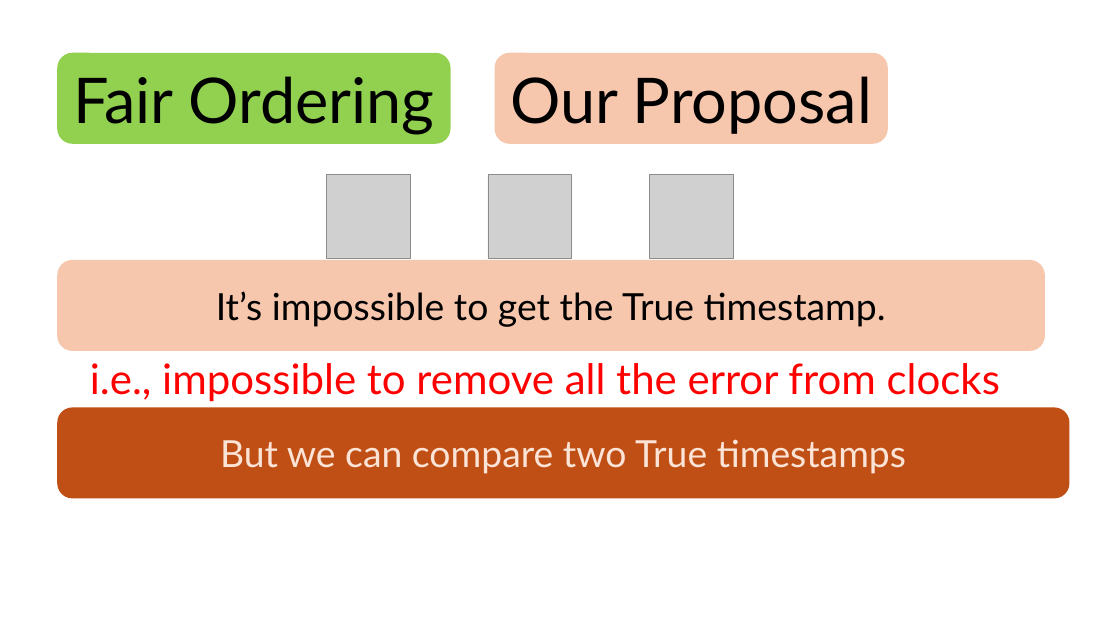
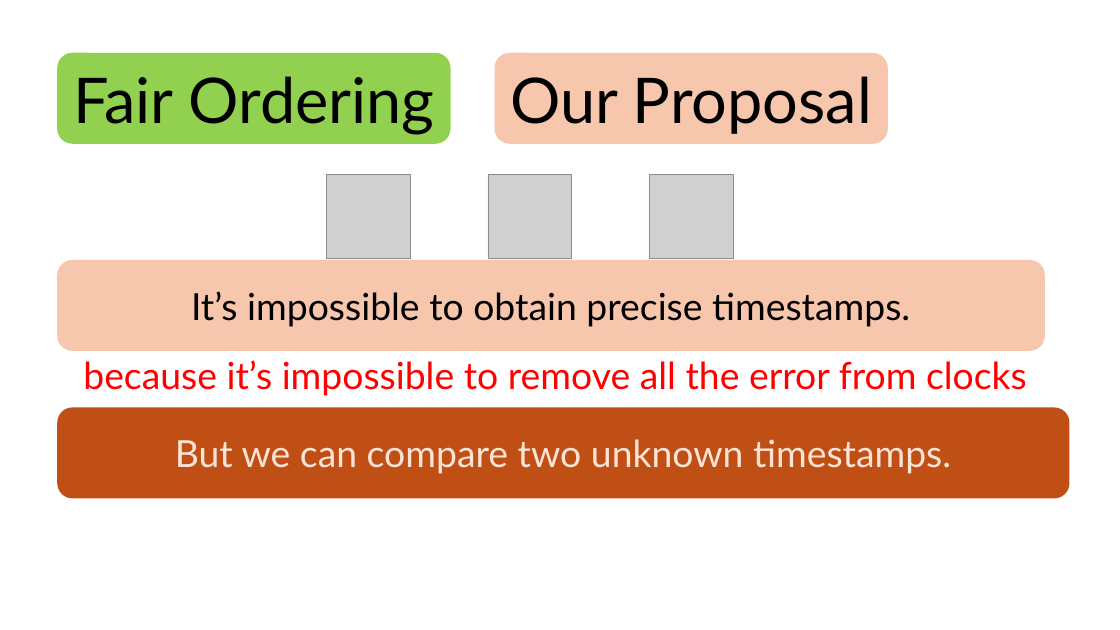
Before and after one commit to HaseebLUMS/Onyx-Presentation, a slide deck: slide 14 of tommy_hotnets_v2.pptx. Drawn at 1120x630 pixels with LibreOffice and Linux fonts; fonts in the diff are those of the drawing; grey boxes stand for pictures. Boxes give left, top, right and bottom in pixels: in the first picture for what was removed or moved away, otherwise in the second. Text is boxed around its words. In the diff, an @@ line names an element or a change of style, - is before the commit and + after.

```diff
--- a/tommy_hotnets_v2.pptx
+++ b/tommy_hotnets_v2.pptx
@@ text in rounded rectangle at [191, 291, 910, 327]: text changed @@
-It’s impossible to get the True timestamp.
+It’s impossible to obtain precise timestamps.
@@ text at [83, 360, 1027, 396]: text changed; size 36 to 32 pt @@
-i.e., impossible to remove all the error from clocks
+because it’s impossible to remove all the error from clocks
@@ text in rounded rectangle at [175, 439, 951, 474]: text changed @@
-But we can compare two True timestamps
+But we can compare two unknown timestamps.
```
Also in this commit, not shown: 4 other slides changed.
